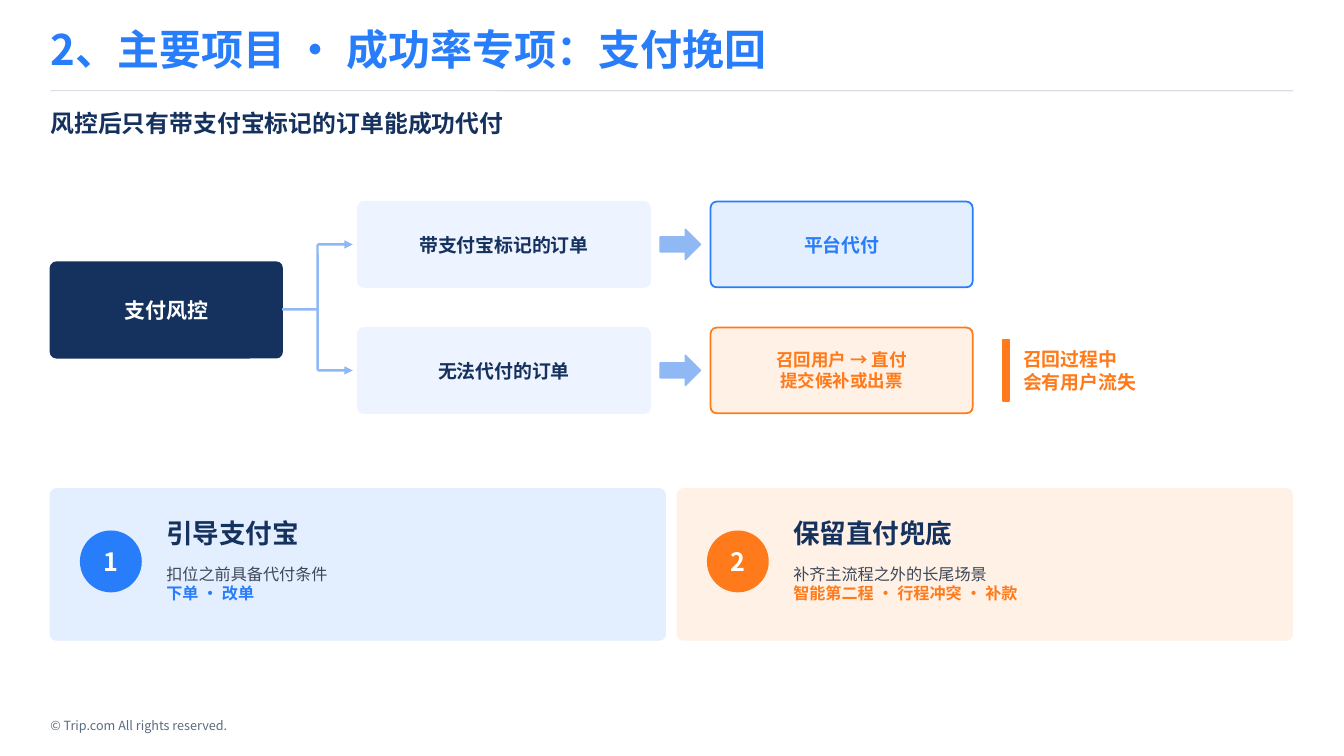
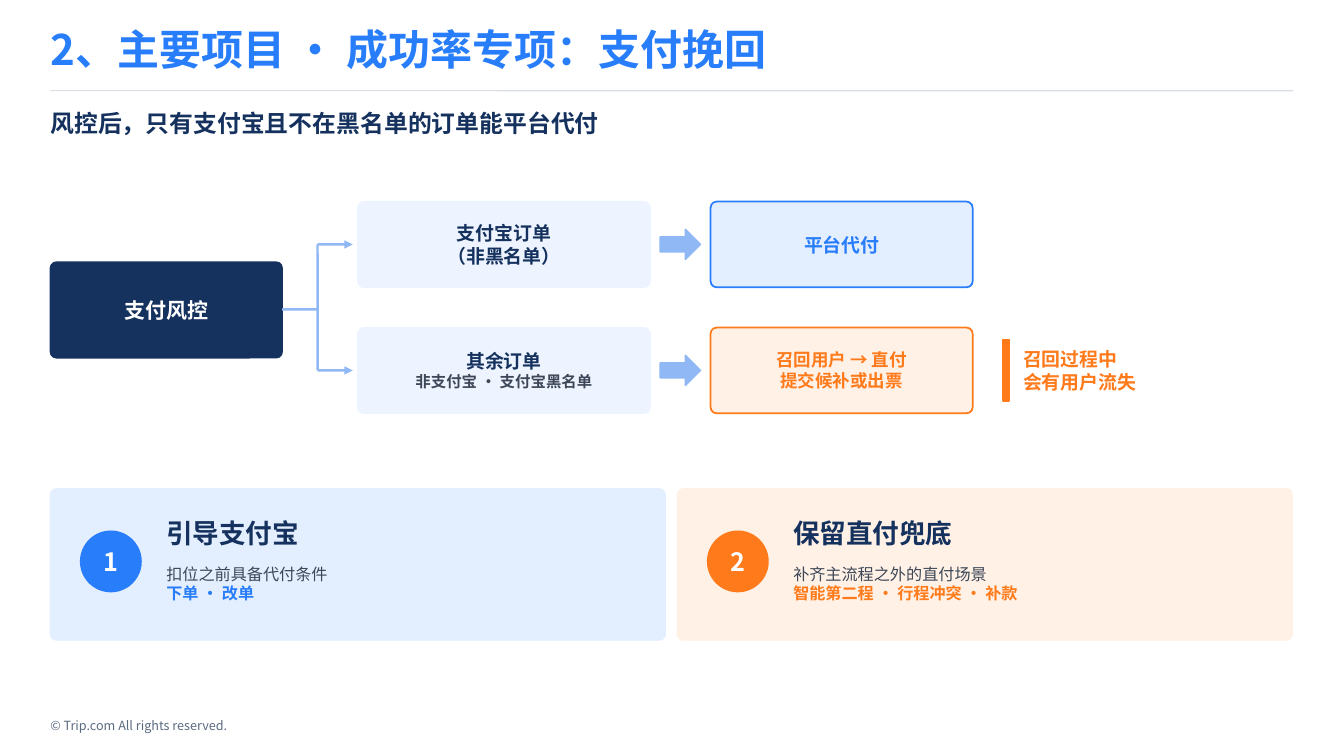
Before and after one commit to Wennie006/AI-myself, a slide deck: slide 7 of 留用答辩_v4.pptx. Drawn at 1344x756 pixels with LibreOffice and Linux fonts; fonts in the diff are those of the drawing. Boxes give left, top, right and bottom in pixels: in the first picture for what was removed or moved away, otherwise in the second. Text is boxed around its words. In the diff, an @@ line names an element or a change of style, - is before the commit and + after.

```diff
--- a/留用答辩_v4.pptx
+++ b/留用答辩_v4.pptx
@@ text at (x1=50, y1=111, x2=598, y2=135): text changed @@
-风控后只有带支付宝标记的订单能成功代付
+风控后，只有支付宝且不在黑名单的订单能平台代付
@@ text at (x1=448, y1=224, x2=561, y2=265): text changed @@
-带支付宝标记的订单
+支付宝订单
+（非黑名单）
@@ text at (x1=415, y1=352, x2=593, y2=389): text changed; size 13.5 to 11 pt; text colour #15315E to #3D4757 @@
-无法代付的订单
+其余订单
+非支付宝 · 支付宝黑名单
@@ text at (x1=793, y1=566, x2=986, y2=582): text changed @@
-补齐主流程之外的长尾场景
+补齐主流程之外的直付场景
```
Also in this commit, not shown: 1 other slide changed.
